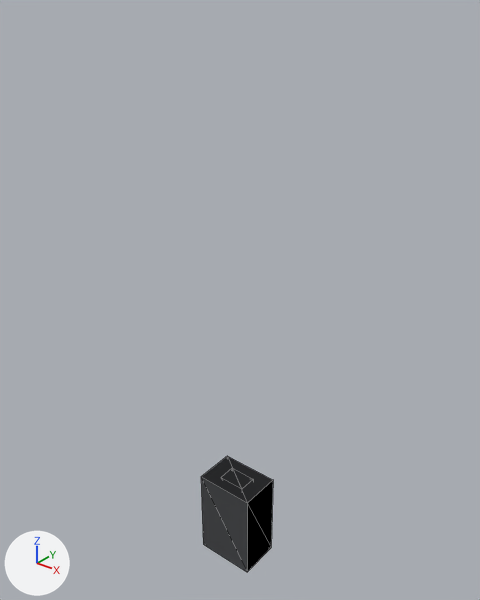
Renders of the glTF model packs/ref-synthetic/clips/sit-down.glb from each side of a commit.
One viewpoint serves both versions: a 50 mm lens placed at (1.221, -1.508, 1.675), pointed at (-0.023, 0.047, 0.711). The axes (+X, +Y, +Z) are drawn at lower left. The lights are the same throughout. The picture after the commit comes second. Mesh edges are drawn as thin lines. Vertices at exactly the same position are counted once.

Names of what the first picture shows: 'body'.
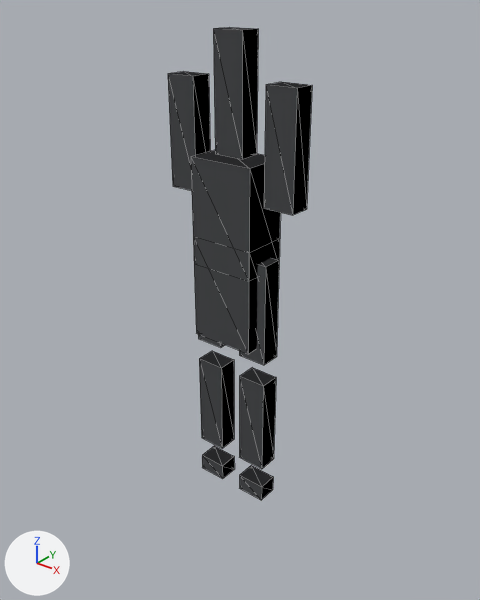
The change in detail:
me_body is used by ob_body; location (0.0, 0.0, 0.0).
me_body had 24 vertices, 36 faces and spanned x -0.11..0.11, y -0.077..0.077, z -0.34..0.0.
me_body now has 88 vertices, 132 faces and spans x -0.23..0.23, y -0.077..0.077, z 0.0..1.55.
me_body part 1: the loose piece of 8 vertices spanning x -0.11..0.11, y -0.077..0.077, z -0.34..0.0 is moved by (0.0, 0.0, 0.95).
me_body part 2: a new loose piece, a box spanning x -0.11..0.11, y -0.077..0.077, z 0.86..1.2, in mat_body (white #dde1e7).
me_body part 3: the loose piece of 8 vertices spanning x -0.05..0.05, y -0.035..0.035, z -0.34..0.0 is moved by (0.0, 0.0, 1.55).
me_body part 4: a new loose piece, a box spanning x 0.13..0.23, y -0.035..0.035, z 1.08..1.42, in mat_body (white #dde1e7).
me_body part 5: a new loose piece, a box spanning x -0.23..-0.13, y -0.035..0.035, z 1.08..1.42, in mat_body (white #dde1e7).
me_body part 6: a new loose piece, a box spanning x 0.04..0.14, y -0.035..0.035, z 0.56..0.9, in mat_body (white #dde1e7).
me_body part 7: a new loose piece, a box spanning x 0.04..0.14, y -0.035..0.035, z 0.14..0.48, in mat_body (white #dde1e7).
me_body part 8: the loose piece of 8 vertices spanning x -0.05..0.05, y -0.035..0.035, z -0.06..0.0 is moved by (0.09, 0.0, 0.06).
me_body part 9: a new loose piece, a box spanning x -0.14..-0.04, y -0.035..0.035, z 0.56..0.9, in mat_body (white #dde1e7).
me_body part 10: a new loose piece, a box spanning x -0.14..-0.04, y -0.035..0.035, z 0.14..0.48, in mat_body (white #dde1e7).
me_body part 11: a new loose piece, a box spanning x -0.14..-0.04, y -0.035..0.035, z 0.0..0.06, in mat_body (white #dde1e7).

Location of each change, (x1, y1, x2, y2) in pixels of the pictures (480 x 600 px; the box of a moved part takes in the faces that stretch with it):
'body', reshaped (99% wider, 305% taller)
    before: (201, 456, 273, 572)
    after: (168, 27, 312, 500)
part 1 of me_body, moved or reshaped
    before: (201, 456, 273, 572)
    after: (193, 237, 279, 354)
part 2 of me_body, added
    after: (191, 150, 281, 281)
part 3 of me_body, moved or reshaped
    before: (221, 468, 253, 489)
    after: (213, 27, 258, 159)
part 4 of me_body, added
    after: (264, 82, 312, 215)
part 5 of me_body, added
    after: (168, 71, 210, 191)
part 6 of me_body, added
    after: (239, 258, 279, 365)
part 7 of me_body, added
    after: (239, 368, 276, 469)
part 8 of me_body, moved or reshaped (not visible before)
    after: (239, 465, 273, 500)
part 9 of me_body, added (mostly hidden)
    after: (198, 334, 225, 348)
part 10 of me_body, added
    after: (199, 351, 234, 448)
part 11 of me_body, added
    after: (202, 446, 235, 479)
